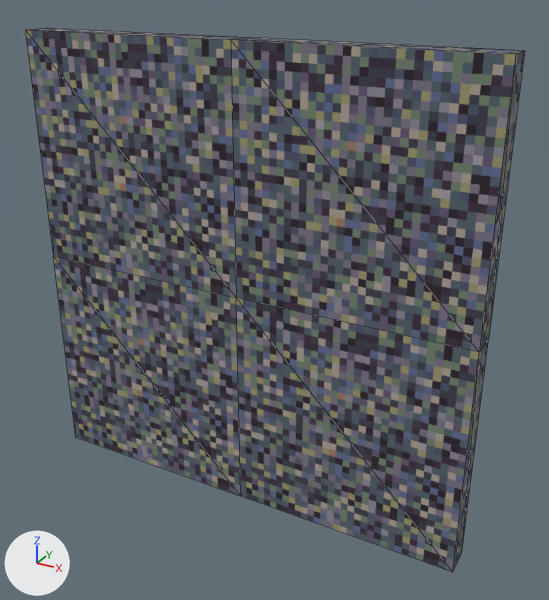
An edit to the glTF model assets/3d/environment/blend_export/wall_textured_f_4_col.gltf, drawn before and after from the same camera.
Rendered twice from a 50 mm lens placed at (5.03, -4.86, 4.48), pointed at (2.23, 0.22, 1.94). Every picture has the same lights, and +X, +Y and +Z are marked at lower left. The picture after the commit comes second. Mesh edges are drawn as thin lines.

Script lines for the objects in view, before the commit:
```python
me_cube_023 = bpy.data.meshes.new('Cube.023')
me_cube_023.from_pydata(...)  # 18 vertices, 32 faces; spans x 0.0..4.0, y 0.0..0.25, z 0.0..4.0
me_cube_023.materials.append(mat_material_environment_005)  # picture img_ase_environment_textures_png
ob_wall_textured_f_4_col = bpy.data.objects.new('wall_textured_f_4_col', me_cube_023)
ob_wall_textured_f_4_col.location = (0.0, 0.0, 0.0)
```
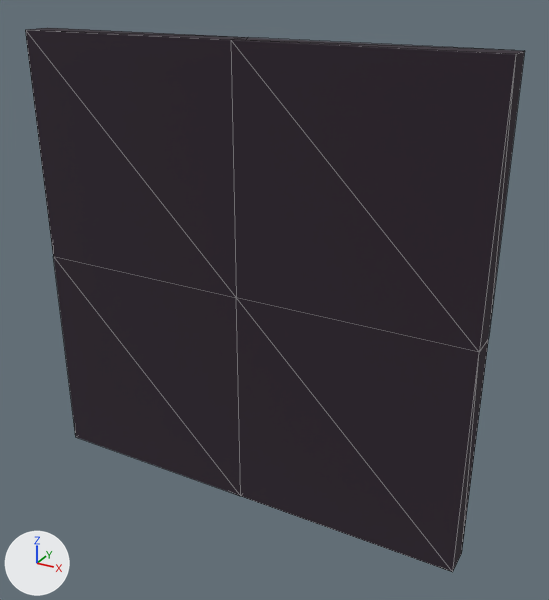
The change, as a list of edits to the scene's bpy script:
```text
Add img_ase_environment_textures:
    img_ase_environment_textures = load_image('ase_environment_textures', 'ase_environment_textures.png', 256, 256, 'sRGB')
Add mat_material_environment:
    mat_material_environment = principled_material('material_environment')
    mat_material_environment.texture = img_ase_environment_textures
    mat_material_environment.roughness = 1.0
Change me_cube_023:
    where me_cube_023.from_pydata(...)  # 18 vertices, 32 faces; spans x 0.0..4.0, y 0.0..0.25, z 0.0..4.0
    remove me_cube_023.materials.append(mat_material_environment_005)  # picture img_ase_environment_textures_png
    add me_cube_023.materials.append(mat_material_environment)  # picture img_ase_environment_textures
```

Changed parts and their boxes (x1, y1, x2, y2) in the pictures (549 x 600 px):
'wall_textured_f_4_col', recoloured (darker)
    both: (25, 28, 525, 572)
